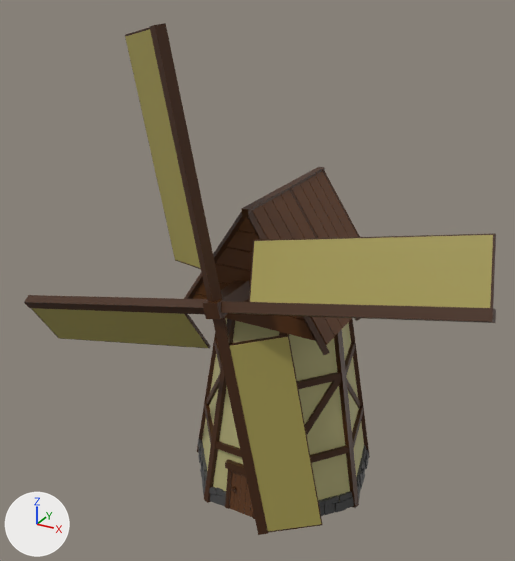
Renders of the FBX model Assets/ImportAssets/Building/Created/Industiral/Processor/Food/Mill.fbx from each side of a commit.
Rendered twice from a 50 mm lens placed at (13.6, -27.5, 23.8), pointed at (-0.8, -1.2, 10.7). The axes (+X, +Y, +Z) are drawn at lower left. The lights are the same throughout. The older version comes first. Where no turn or scale is listed for an object, it has been applied to the vertices.

Names of what the first picture shows: 'Building.001', 'Mill.001'.
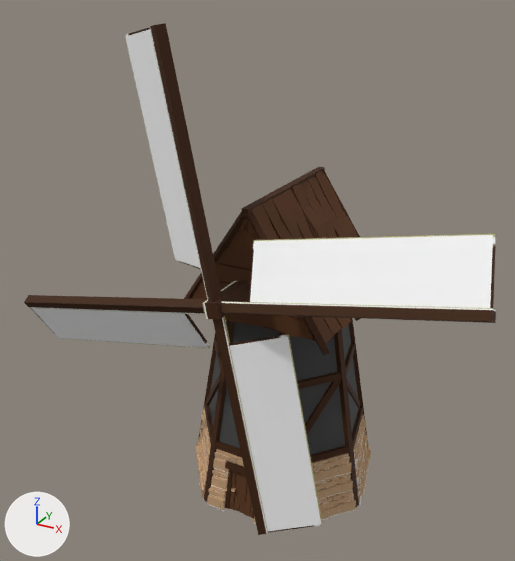
Pixel boxes [x1, y1, x2, y2] of what changed, in the pictures (515 x 561 px; the box of a moved part takes in the faces that stretch with it):
'Building.001', reshaped
    before: [184, 167, 370, 519]
    after: [184, 167, 371, 532]
part 1 of me_cube_382, surface changed (yellow to white)
    both: [26, 26, 496, 534]
part 2 of me_cube_959, moved or reshaped (not visible before)
    after: [229, 454, 238, 464]
part 3 of me_cube_959, moved or reshaped
    before: [222, 491, 226, 498]
    after: [237, 456, 244, 467]
part 4 of me_cube_959, moved or reshaped (not visible afterwards)
    before: [216, 488, 223, 496]
part 5 of me_cube_959, moved or reshaped (not visible afterwards)
    before: [209, 493, 219, 504]
part 6 of me_cube_959, moved or reshaped
    before: [201, 457, 206, 466]
    after: [197, 453, 200, 467]
part 7 of me_cube_959, moved or reshaped
    before: [203, 471, 207, 480]
    after: [198, 462, 201, 472]
part 8 of me_cube_959, moved or reshaped (not visible before)
    after: [201, 480, 205, 499]
part 9 of me_cube_959, rebuilt
    before: [324, 503, 335, 515]
    after: [328, 504, 342, 518]
part 10 of me_cube_959, rebuilt
    before: [346, 497, 354, 509]
    after: [340, 499, 356, 513]
part 11 of me_cube_959, built on
    before: [193, 172, 369, 517]
    after: [192, 171, 371, 532]
part 12 of me_cube_959, surface changed
    both: [184, 167, 368, 509]

The change, as a diff of the scene's bpy script:
```diff
--- a/Assets/ImportAssets/Building/Created/Industiral/Processor/Food/Mill.fbx.py
+++ b/Assets/ImportAssets/Building/Created/Industiral/Processor/Food/Mill.fbx.py
@@ me_cube_382 @@
 me_cube_382.from_pydata(...)  # 696 vertices, 392 faces; spans x -10.5..10.5, y -2.2..0.9, z -10.5..10.5
 # used by ob_mill_001; location = (-0.05, -4.13, 11.52)
+# me_cube_382 part 1: texture (UV) coordinates of 392 of 392 faces, centred in x -10.4..10.4, y -2.2..0.9, z -10.4..10.4, changed; they spanned u 0.09..0.72, v 0.47..0.94 and now span u 0.09..0.9, v 0.06..0.94
 me_cube_382.materials.append(mat_building)
@@ me_cube_959 @@
 # used by ob_building_001; location = (-1.63, -4.07, 0.03)
-me_cube_959.from_pydata(...)  # 1550 vertices, 1161 faces; spans x -3.0..6.3, y -0.3..8.9, z -0.3..14.9
+me_cube_959.from_pydata(...)  # 5687 vertices, 4430 faces; spans x -3.1..6.4, y -0.4..9.0, z -0.3..14.9
+# me_cube_959 part 2: the loose piece of 8 vertices spanning x 2.8..3.2, y -0.1..0.2, z 0.3..0.6 is moved by (-2.0, 0.3, 2.1)
+# me_cube_959 part 3: the loose piece of 8 vertices spanning x 0.5..0.8, y -0.1..0.2, z 0.2..0.5 is scaled about its middle by (1.03, 1.57, 1.28), then moved by (0.7, 0.3, 2.1)
+# me_cube_959 part 4: the loose piece of 8 vertices spanning x 0.1..0.5, y -0.1..0.2, z 0.3..0.6 is scaled about its middle by (1.06, 1.61, 1.28), then moved by (1.5, 0.3, 2.1)
+# me_cube_959 part 5: the loose piece of 8 vertices spanning x -0.3..0.3, y -0.1..0.1, z -0.3..0.3 is scaled about its middle by (0.699, 1.52, 0.775), then moved by (2.2, 0.3, 2.5)
+# me_cube_959 part 6: the loose piece of 8 vertices spanning x -1.9..-1.5, y 1.4..1.9, z 0.2..0.6 is multiplied about its middle by the matrix ((2.066, 0.002, -0.237), (-0.023, 2.072, -0.183), (0.236, 0.184, 2.058)), then moved by (-0.4, 0.5, -0.4)
+# me_cube_959 part 7: the loose piece of 8 vertices spanning x -1.2..-0.7, y 0.5..1.0, z 0.2..0.6 is multiplied about its middle by the matrix ((2.057, 0.023, -0.232), (-0.041, 2.064, -0.156), (0.229, 0.16, 2.051)), then moved by (-0.6, 0.8, -0.4)
+# me_cube_959 part 8: the loose piece of 8 vertices spanning x -0.7..-0.3, y 0.0..0.4, z 0.3..0.6 is scaled about its middle by (2.44, 2.6, 1.87), then moved by (-0.2, 0.2, -0.5)
+# me_cube_959 part 9: the loose piece of 8 vertices spanning x 4.9..5.5, y 1.7..2.3, z -0.3..0.2 is rebuilt with 8 vertices and now spans x 4.9..5.8, y 1.6..2.6, z -0.3..0.2
+# me_cube_959 part 10: the loose piece of 8 vertices spanning x 5.6..6.2, y 2.6..3.2, z -0.2..0.3 is rebuilt with 8 vertices and now spans x 5.3..6.3, y 2.2..3.1, z -0.3..0.3
+# me_cube_959 part 11: 55 vertices moved within x -2.9..5.8, y -0.2..8.3, z -0.2..14.8; 661 vertices removed from x -2.9..6.2, y -0.2..8.8, z -0.3..14.8; 4798 vertices added at x -3.1..6.4, y -0.4..9.0, z -0.3..14.9
+# me_cube_959 part 12: 271 kept faces spanning x -3.0..6.3, y -0.3..8.9, z -0.3..14.9 get new texture (UV) coordinates
+# other edits to the shape of me_cube_959 do not show in these pictures
 me_cube_959.materials.append(mat_building)
```
